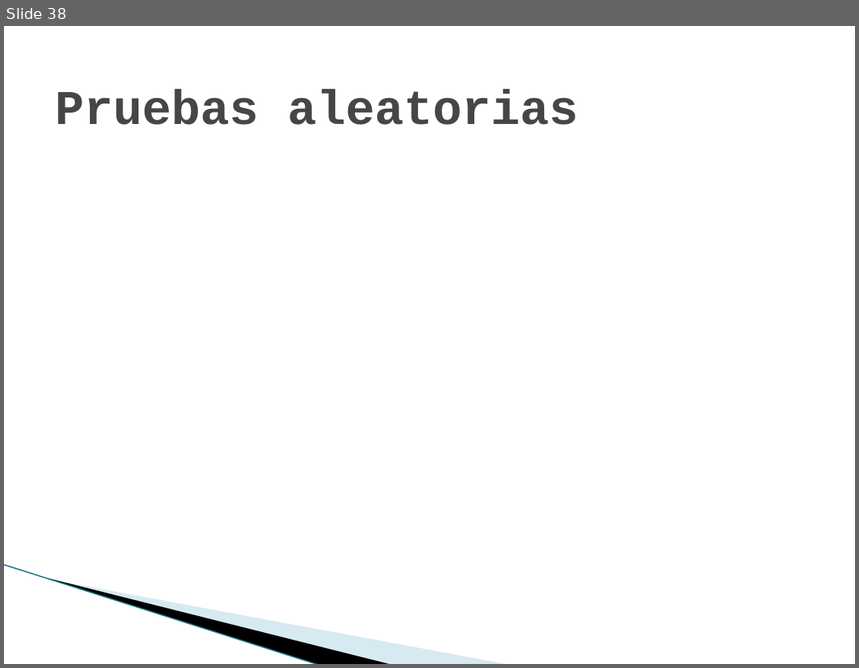
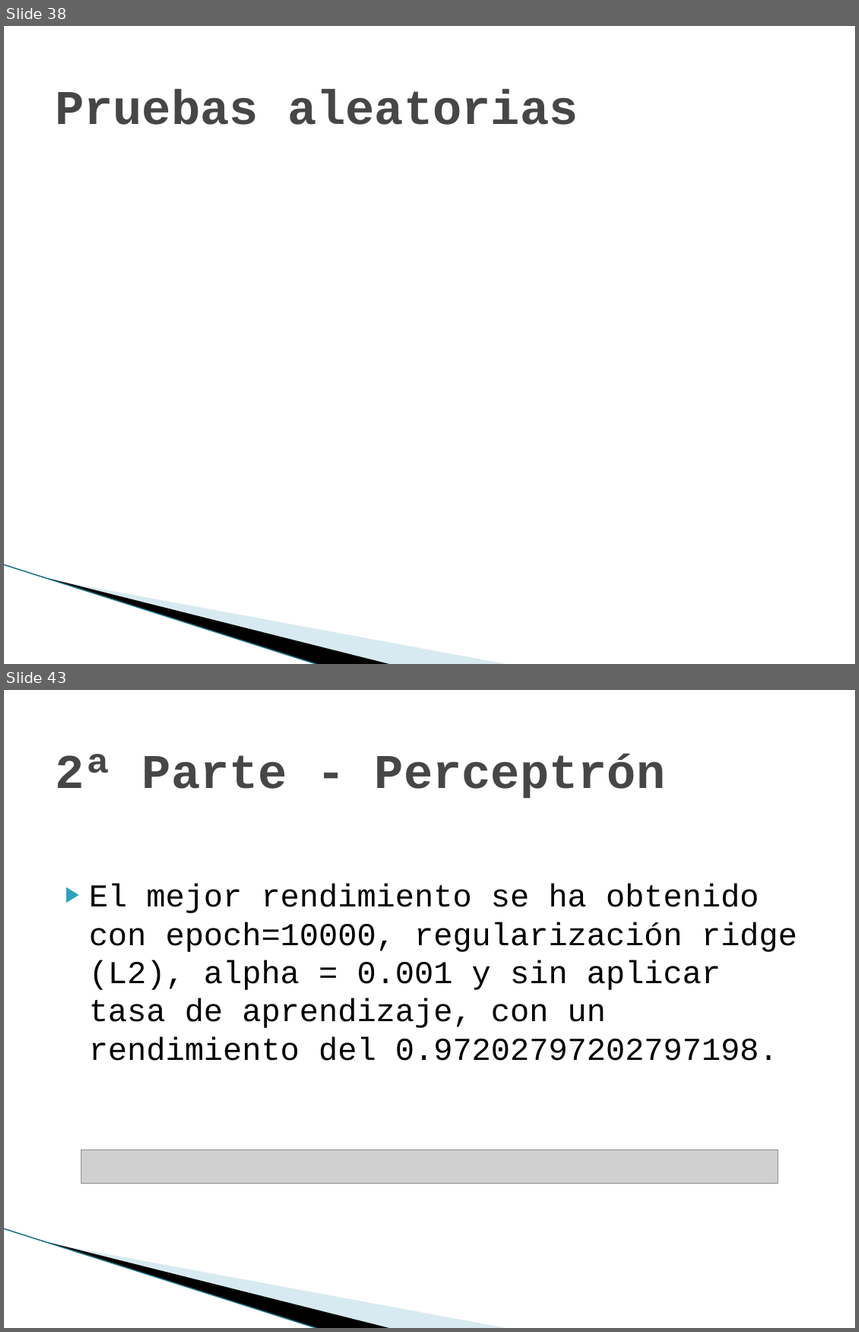
Before and after one commit to joapingut/aia-1718-t3, a slide deck: presentacion3.pptx. Shown one above the other, each under a label of ours: slide 38 before the commit, slides 38 and 43 after it; the slides between them are not shown. The pictures are 859x668 and 859x1332 pixels, drawn with LibreOffice and Linux fonts; fonts in the diff are those of the drawing; grey boxes stand for pictures; background and template pictures are left out. Boxes give left, top, right and bottom in pixels: in the first picture for what was removed or moved away, otherwise in the second. Text is boxed around its words. In the diff, an @@ line names an element or a change of style, - is before the commit and + after.

```diff
--- a/presentacion3.pptx
+++ b/presentacion3.pptx
@@ slide 43 added at <box>4,690,855,1328</box>, background #FFFFFF; not listed: 3 template elements that a slide beside it also shows @@
@@ title added at <box>55,753,666,799</box>, 41 pt, text #464646, bold @@
+2ª Parte - Perceptrón
@@ text added at <box>89,884,797,1061</box>, 27 pt, text #000000 @@
+▶ El mejor rendimiento se ha obtenido con epoch=10000, regularización ridge (L2), alpha = 0.001 y sin aplicar tasa de aprendizaje, con un rendimiento del 0.97202797202797198.
@@ picture added at <box>81,1150,778,1182</box> @@
```
Also in this commit, not shown: 1 slide changed, 13 other slides added.
